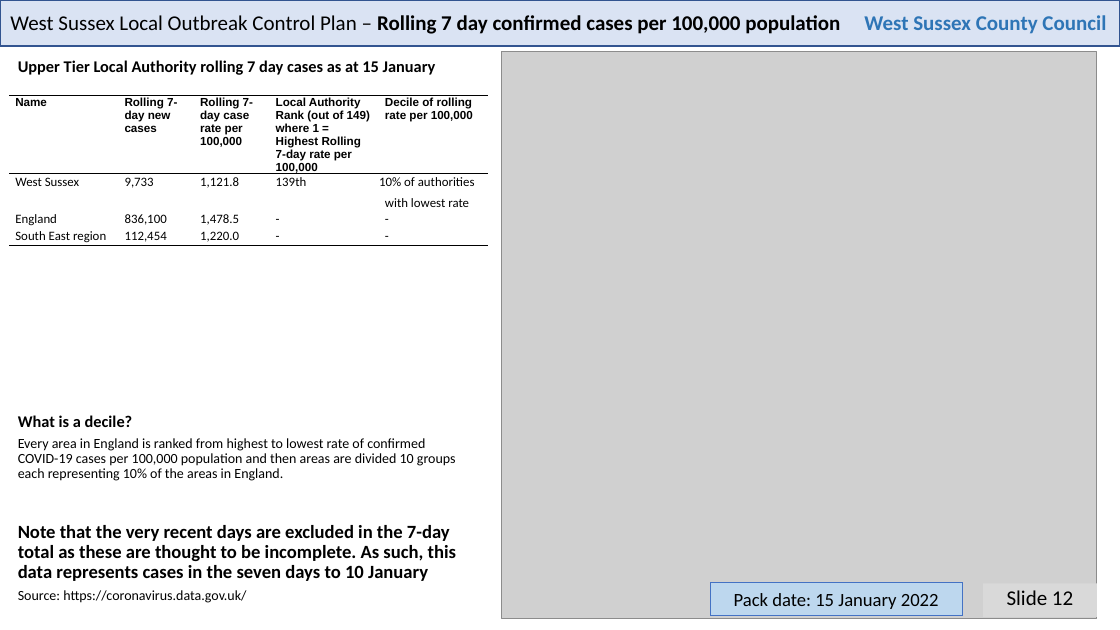
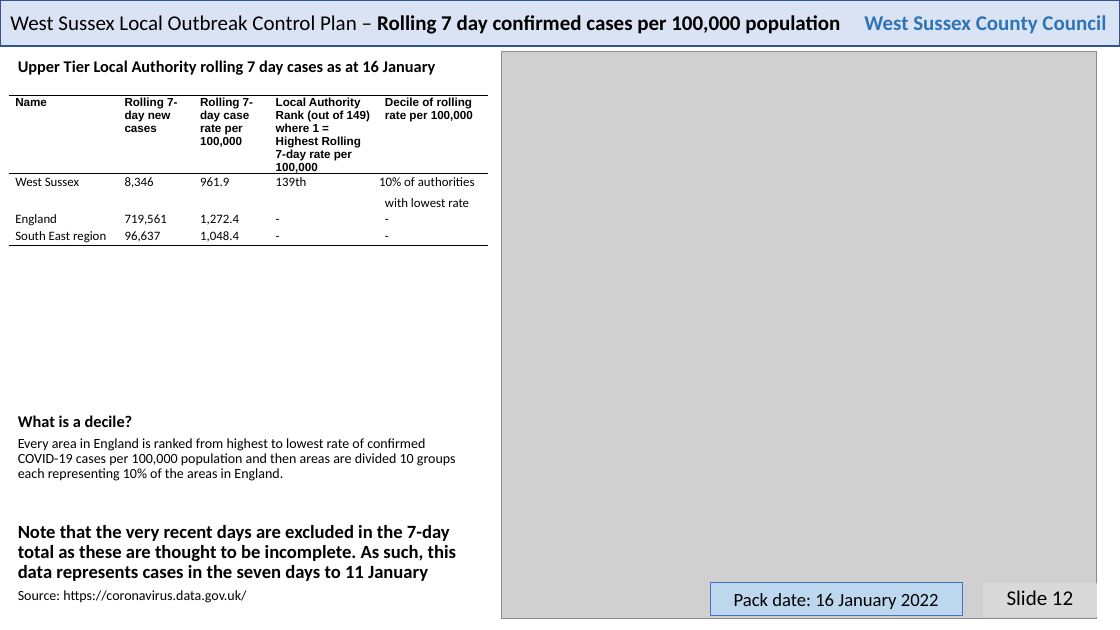
Before and after one commit to psychty/wsx_covid_datapack_public, a slide deck: slide 12 of Latest_West_Sussex_C19_slide_deck.pptx. Drawn at 1120x630 pixels with LibreOffice and Linux fonts; fonts in the diff are those of the drawing; grey boxes stand for pictures. Boxes give left, top, right and bottom in pixels: in the first picture for what was removed or moved away, otherwise in the second. Text is boxed around its words. In the diff, an @@ line names an element or a change of style, - is before the commit and + after.

```diff
--- a/Latest_West_Sussex_C19_slide_deck.pptx
+++ b/Latest_West_Sussex_C19_slide_deck.pptx
@@ text at (18, 60, 436, 75): text changed @@
-Upper Tier Local Authority rolling 7 day cases as at 15 January
+Upper Tier Local Authority rolling 7 day cases as at 16 January
@@ table at (9, 96, 488, 329) @@
-row 2, column 2: 9,733
+row 2, column 2: 8,346
-row 2, column 3: 1,121.8
+row 2, column 3: 961.9
-row 3, column 2: 836,100
+row 3, column 2: 719,561
-row 3, column 3: 1,478.5
+row 3, column 3: 1,272.4
-row 4, column 2: 112,454
+row 4, column 2: 96,637
-row 4, column 3: 1,220.0
+row 4, column 3: 1,048.4
@@ text at (18, 525, 456, 581): text changed @@
-Note that the very recent days are excluded in the 7-day total as these are thought to be incomplete. As such, this data represents cases in the seven days to 10 January
+Note that the very recent days are excluded in the 7-day total as these are thought to be incomplete. As such, this data represents cases in the seven days to 11 January
@@ text in rectangle at (734, 593, 939, 609): text changed @@
-Pack date: 15 January 2022
+Pack date: 16 January 2022
```
Also in this commit, not shown: 21 other slides changed, 59 other files.
